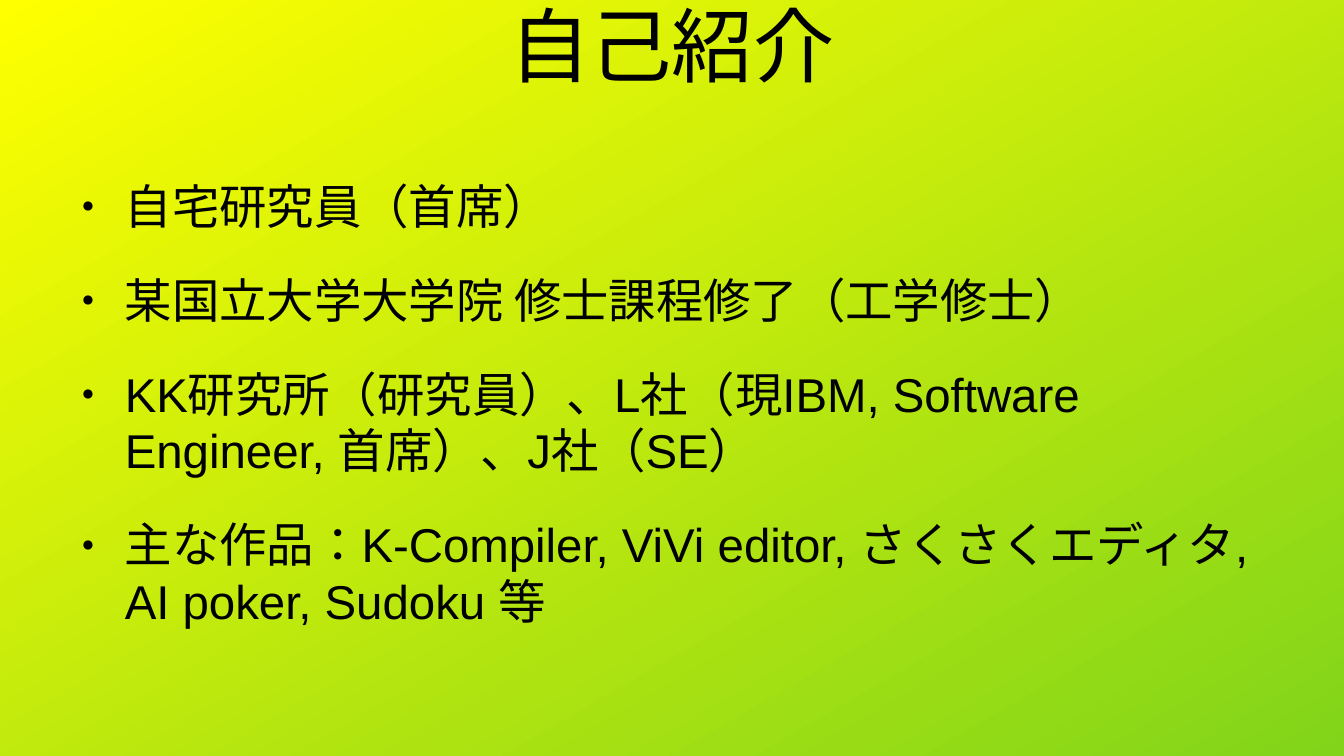
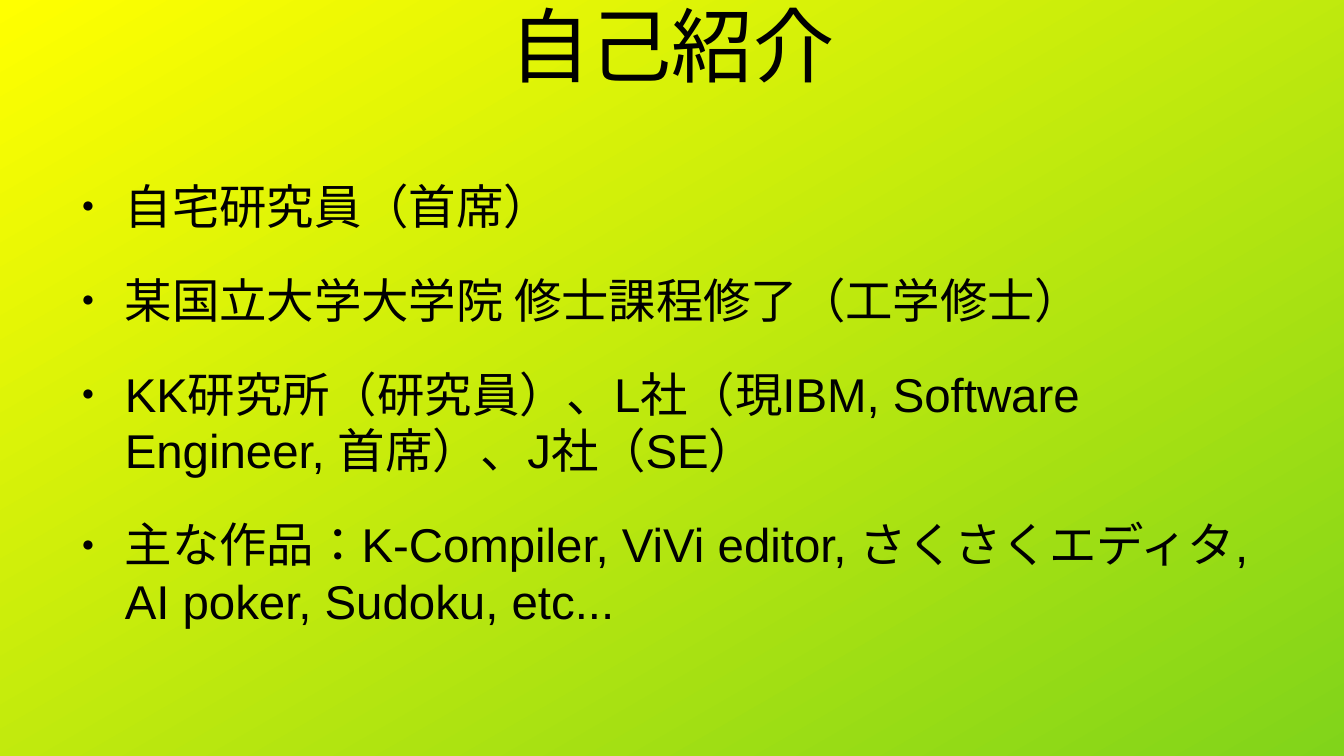
Before and after one commit to vivisuke/viMarkdown, a slide deck: slide 2 of tech/ja/LT20260913/10万行でもサクサク編集.odp. Drawn at 1344x756 pixels with LibreOffice and Linux fonts; fonts in the diff are those of the drawing. Boxes give left, top, right and bottom in pixels: in the first picture for what was removed or moved away, otherwise in the second. Text is boxed around its words. In the diff, an @@ line names an element or a change of style, - is before the commit and + after.

```diff
--- a/tech/ja/LT20260913/10万行でもサクサク編集.odp
+++ b/tech/ja/LT20260913/10万行でもサクサク編集.odp
@@ text at (x1=125, y1=521, x2=1249, y2=629): text changed @@
-● 主な作品：K-Compiler, ViVi editor, さくさくエディタ, AI poker, Sudoku 等
+● 主な作品：K-Compiler, ViVi editor, さくさくエディタ, AI poker, Sudoku, etc...
```
Also in this commit, not shown: 2 other slides changed, 7 other files.
